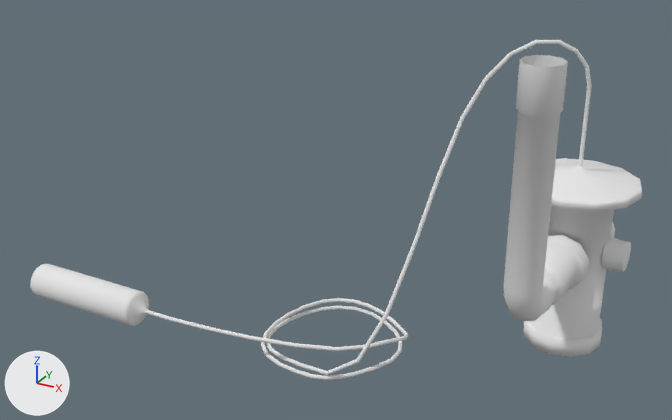
Two versions of the Blender file vl.vlabs.com.ua/models/hvac/thermostaticExpansionValveR410A/thermostaticExpansionValveR410A.blend, one commit apart.
Camera for both pictures: a 50 mm camera at (0.0572, -0.2447, 0.1473) aimed at (-0.0655, -0.0216, 0.0357). Lighting does not change. The marker at lower left points along +X, +Y and +Z.

Names of what the first picture shows: 'BezierCurve.001', 'Circle', 'thermostaticExpansionValveR410A'.
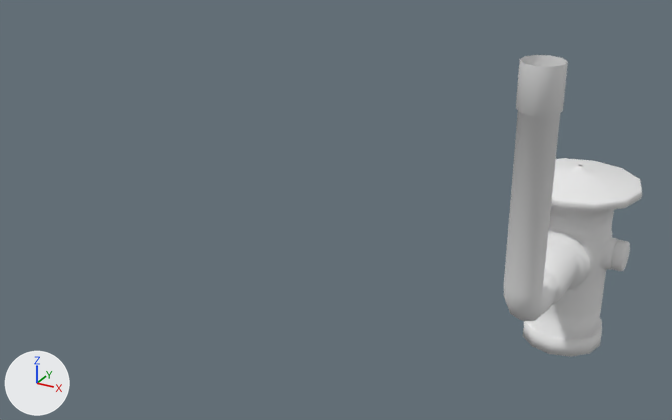
What changed in the scene script:
```text
Change me_thermostaticexpansionvalver410ageometry:
    used by ob_thermostaticexpansionvalver410a; location = (0.0, 0.0, 0.0); rotation_euler = (0.0, 0.0, 3.142), in degrees (0, 0, 180)
    remove me_thermostaticexpansionvalver410ageometry.from_pydata(...)  # 586 vertices, 537 faces; spans x -0.0174..0.0174, y -0.0331..0.0506, z 0.0..0.0947
    add me_thermostaticexpansionvalver410ageometry.from_pydata(...)  # 713 vertices, 659 faces; spans x -0.0174..0.0174, y -0.0297..0.0506, z 0.0..0.0947
    me_thermostaticexpansionvalver410ageometry part 1: 68 vertices moved from x -0.0128..0.0073, y -0.0046..0.0144, z 0.0221..0.0375 to x -0.0123..0.0073, y -0.0046..0.014, z 0.0221..0.0375; 206 vertices removed from x -0.0159..0.008, y -0.0331..0.0109, z 0.0147..0.038; 333 vertices added at x -0.0125..0.0106, y -0.0297..0.0116, z 0.0053..0.0389
Change ob_beziercurve_001:
    add ob_beziercurve_001.hide_viewport = True
Change ob_circle:
    add ob_circle.hide_viewport = True
```

Boxes [x1, y1, x2, y2] around the edits, measured in the pictures (672 x 420 px; the box of a moved part takes in the faces that stretch with it):
'BezierCurve.001', hidden
    before: [146, 40, 592, 380]
'Circle', hidden
    before: [31, 264, 149, 326]
part 1 of me_thermostaticexpansionvalver410ageometry, moved or reshaped
    before: [545, 221, 631, 297]
    after: [529, 207, 619, 339]
